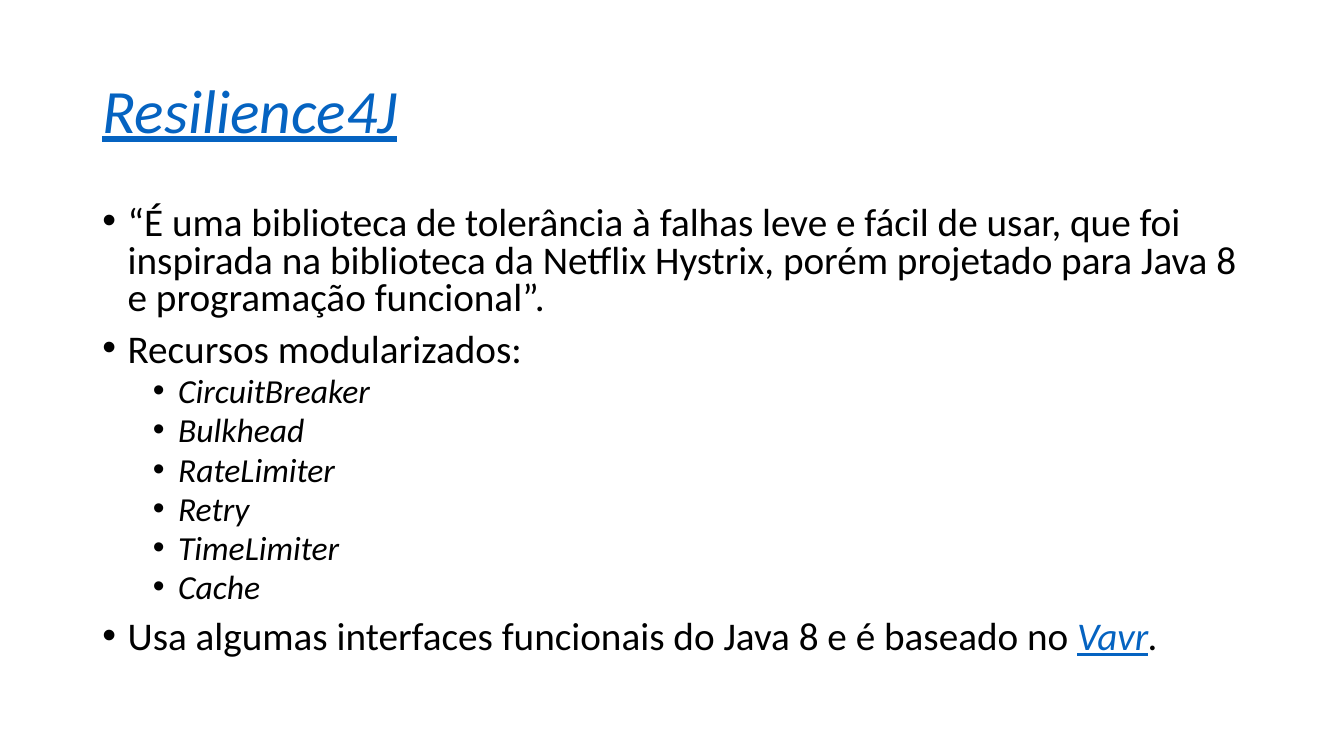
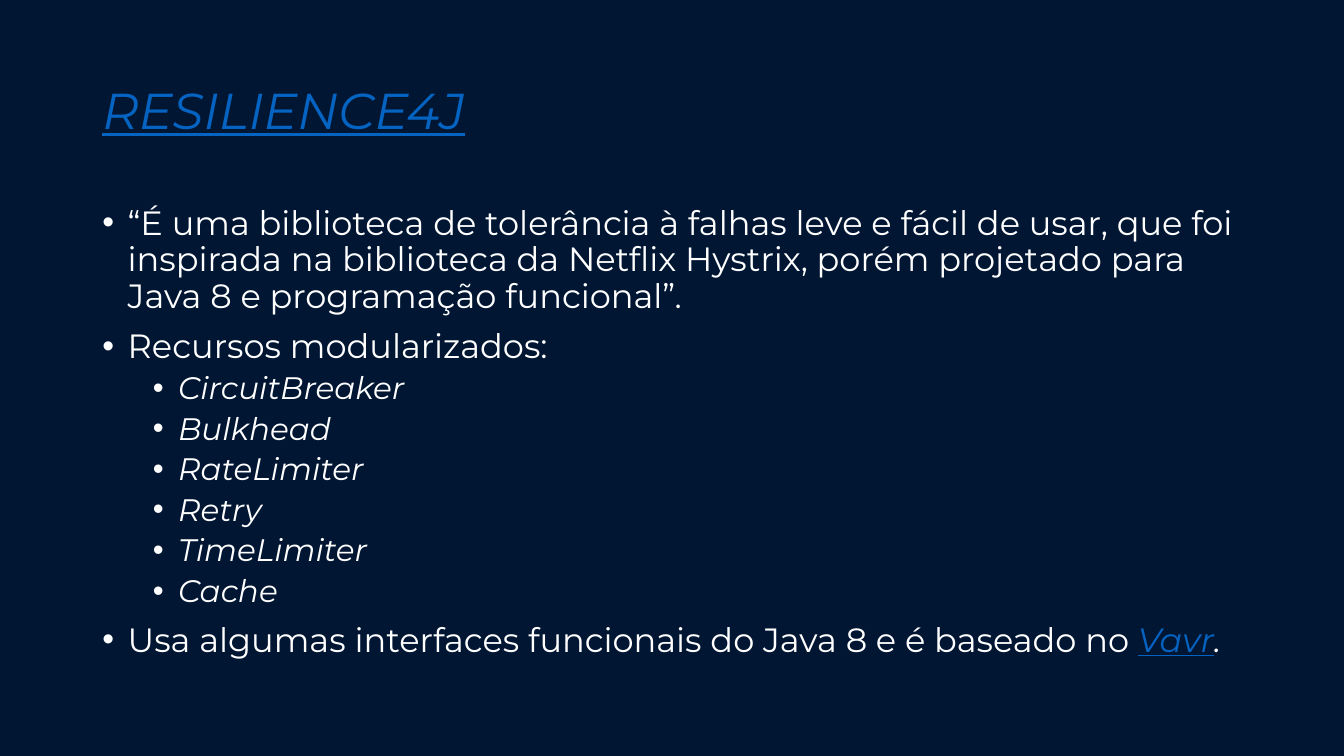
Before and after one commit to renan-meireles/circuitbreaker-sample, a slide deck: slide 12 of circuit breaker.pptx. Drawn at 1344x756 pixels with LibreOffice and Linux fonts; fonts in the diff are those of the drawing. Boxes give left, top, right and bottom in pixels: in the first picture for what was removed or moved away, otherwise in the second. Text is boxed around its words. In the diff, an @@ line names an element or a change of style, - is before the commit and + after.

Commit message:
feat(circuitbreaker-sample): Atualização slide apresentação
Atualização no slide de apresentação

```diff
--- a/circuit breaker.pptx
+++ b/circuit breaker.pptx
@@ background #FFFFFF to #001633 @@
@@ title at [102, 93, 465, 136]: text changed; size 44 to 36 pt; font Calibri to Montserrat @@
-Resilience4J
+RESILIENCE4J
@@ text "“É uma biblioteca de tolerância ..." at [128, 205, 1232, 659]: size 28 to 24.1 pt in "“É uma biblioteca de tolerância à falhas ...", "Recursos modularizados:", "Usa algumas interfaces funcionais do Java 8 ..."; font Calibri to Montserrat, text colour #000000 to #FFFFFF; size 24 to 22.2 pt in "CircuitBreaker", "Bulkhead", "RateLimiter", "Retry" and 2 more places; line spacing 0.8 to 0.9 @@
```
Also in this commit, not shown: 11 other slides changed, 1 slide added.
